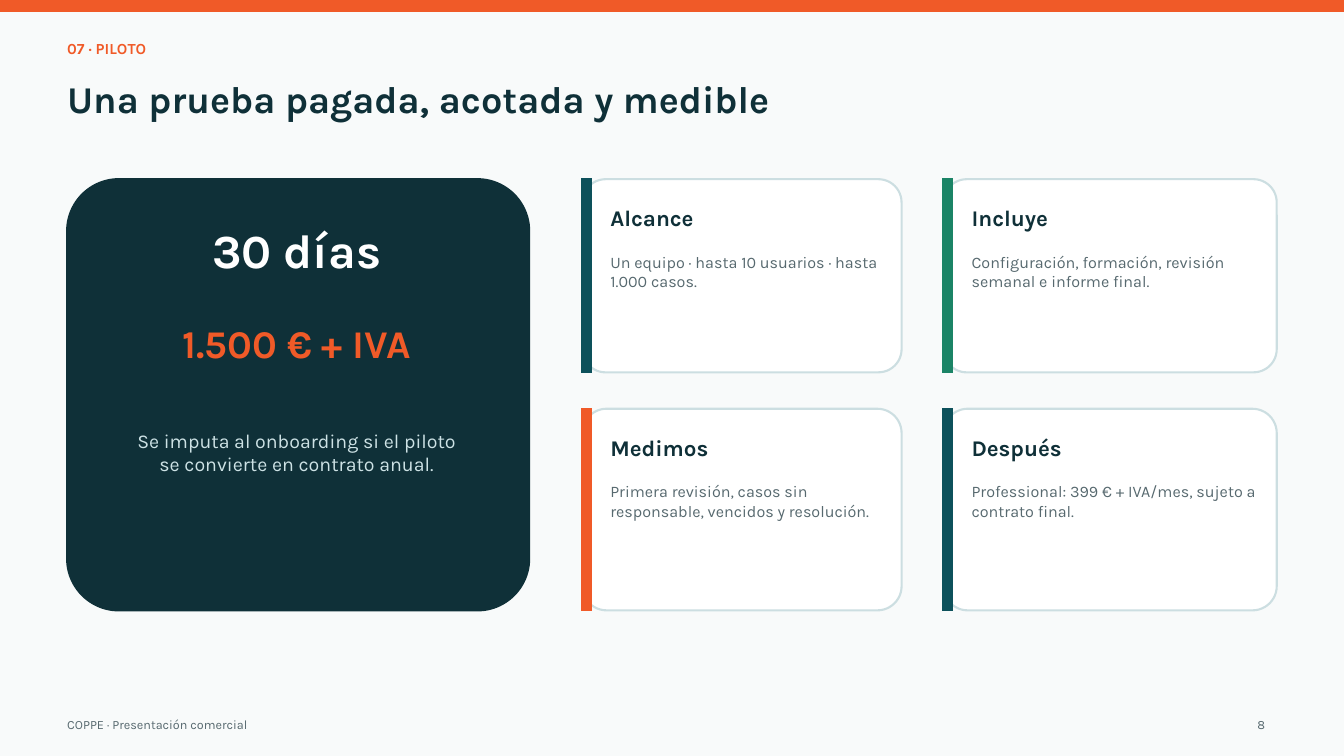
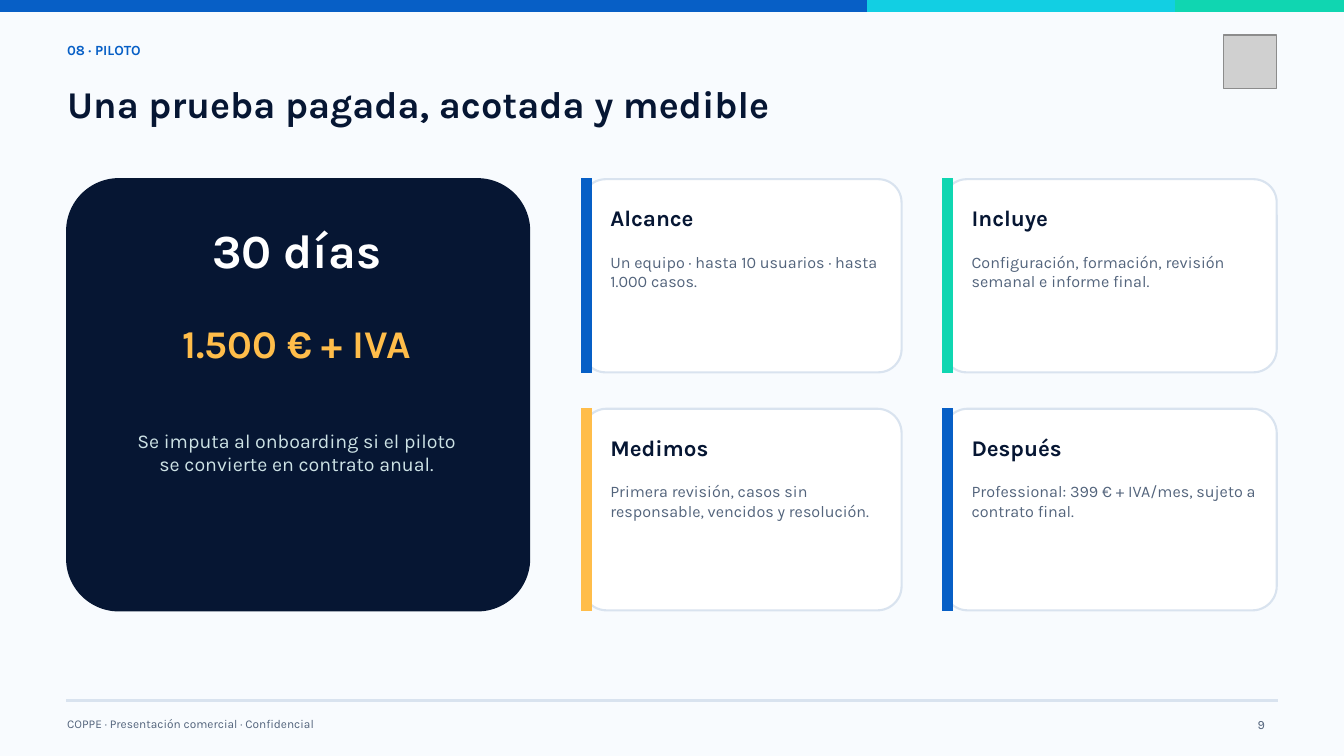
Before and after one commit to Jmprdeveloper/coppe, a slide deck: slide 9 of docs/presentacion/salida/COPPE_Presentacion_Comercial.pptx (slide 8 before the commit). Drawn at 1344x756 pixels with LibreOffice and Linux fonts; fonts in the diff are those of the drawing; grey boxes stand for pictures. Boxes give left, top, right and bottom in pixels: in the first picture for what was removed or moved away, otherwise in the second. Text is boxed around its words. In the diff, an @@ line names an element or a change of style, - is before the commit and + after.

Commit message:
feat: apply COPPE brand identity and commercial materials

```diff
--- a/docs/presentacion/salida/COPPE_Presentacion_Comercial.pptx
+++ b/docs/presentacion/salida/COPPE_Presentacion_Comercial.pptx
@@ rectangle at (0,0,1344,756): fill #F8FAFA to #F8FBFE; outline #F8FAFA 1.5 pt to #F8FBFE 1.5 pt @@
@@ rectangle: place and size @@
-rectangle at (0,0,1344,11)
+rectangle at (0,0,868,11)
@@ rectangle at (0,0,868,11): fill #F05A28 to #075FC6; outline #F05A28 1.5 pt to #075FC6 1.5 pt @@
@@ rectangle added at (868,0,1177,11), fill #12CFE3, outline #12CFE3 1.5 pt @@
@@ rectangle added at (1177,0,1344,11), fill #10D6B1, outline #10D6B1 1.5 pt @@
@@ text at (67,45,141,56): text changed; size 11 to 10 pt; text colour #F05A28 to #075FC6 @@
-07 · PILOTO
+08 · PILOTO
@@ picture added at (1224,35,1277,89) @@
@@ text colour #0F3038 to #061633 in 5 elements at (610,210,693,227), (972,210,1048,232), (610,440,708,457), (972,438,1062,462), (67,91,769,128) @@
@@ rounded rectangle at (68,179,529,611): fill #0F3038 to #061633; outline #0F3038 1.5 pt to #061633 1.5 pt @@
@@ rectangle at (583,179,591,373): fill #0D515B to #075FC6; outline #0D515B 1.5 pt to #075FC6 1.5 pt @@
@@ rectangle at (944,179,952,373): fill #1B8466 to #10D6B1; outline #1B8466 1.5 pt to #10D6B1 1.5 pt @@
@@ text "1.500 € + IVA" at (182,332,411,359): text colour #F05A28 to #FFBD4A @@
@@ rectangle at (583,409,591,611): fill #F05A28 to #FFBD4A; outline #F05A28 1.5 pt to #FFBD4A 1.5 pt @@
@@ outline #CCDEE1 1.5 pt to #D9E3EF 1.5 pt in 4 elements at (583,179,902,373), (944,179,1277,373), (583,409,902,611), (944,409,1277,611) @@
@@ rectangle at (944,409,952,611): fill #0D515B to #075FC6; outline #0D515B 1.5 pt to #075FC6 1.5 pt @@
@@ text at (67,719,314,728): text changed; size 9 to 8.5 pt; text colour #57696F to #53647C @@
-COPPE · Presentación comercial
+COPPE · Presentación comercial · Confidencial
@@ rectangle added at (68,700,1277,701), fill #D9E3EF, outline #D9E3EF 1.5 pt @@
@@ text at (1258,721,1265,729): text changed; text colour #57696F to #53647C @@
-8
+9
```
Also in this commit, not shown: 9 other slides changed, 1 slide added, 24 other files.
